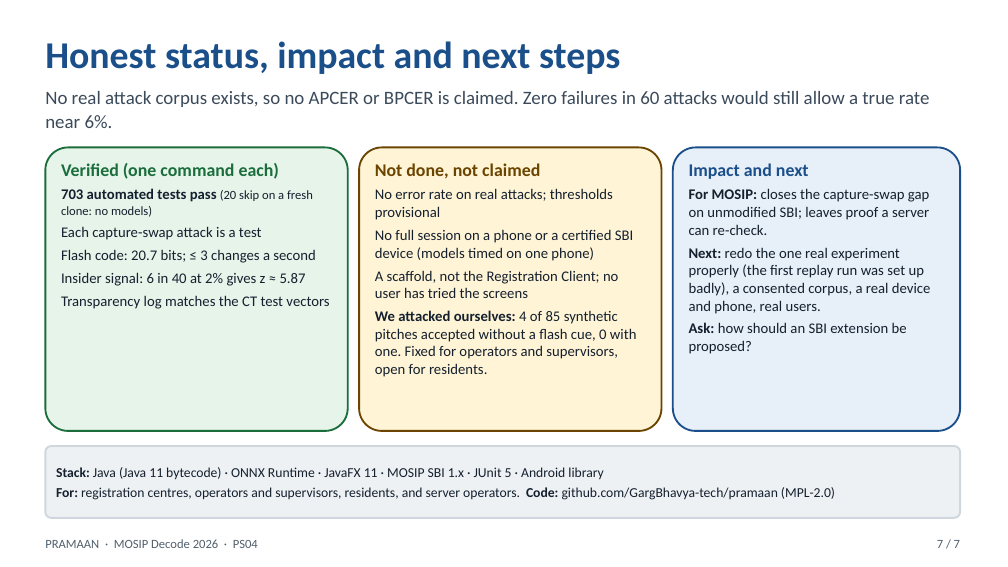
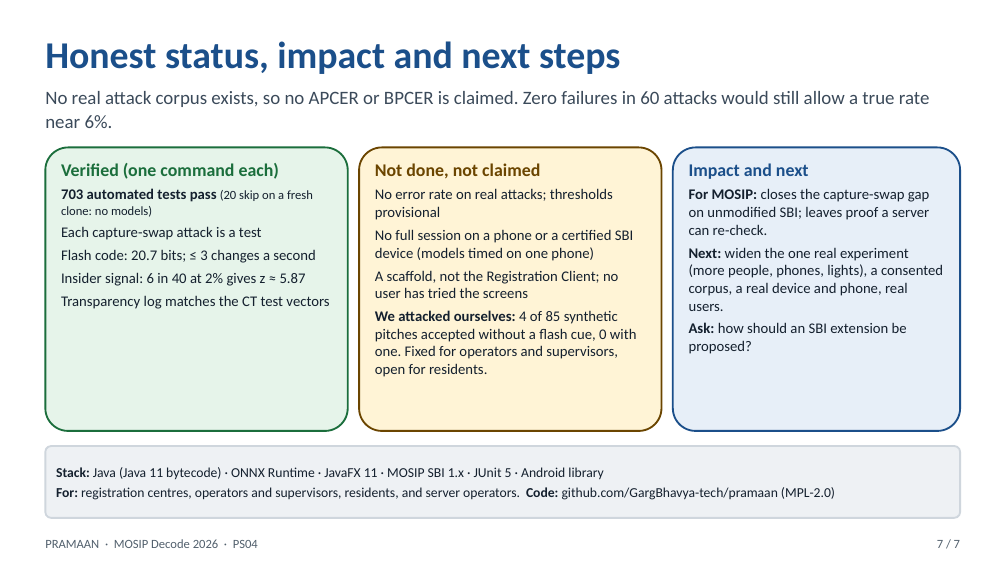
Before and after one commit to GargBhavya-tech/pramaan, a slide deck: slide 7 of docs/submission/PRAMAAN-pitch-7slides.pptx. Drawn at 1008x567 pixels with LibreOffice and Linux fonts; fonts in the diff are those of the drawing. Boxes give left, top, right and bottom in pixels: in the first picture for what was removed or moved away, otherwise in the second. Text is boxed around its words. In the diff, an @@ line names an element or a change of style, - is before the commit and + after.

```diff
--- a/docs/submission/PRAMAAN-pitch-7slides.pptx
+++ b/docs/submission/PRAMAAN-pitch-7slides.pptx
@@ text in rounded rectangle at (689, 247, 943, 311): text changed @@
-Next: redo the one real experiment properly (the first replay run was set up badly), a consented corpus, a real device and phone, real users.
+Next: widen the one real experiment (more people, phones, lights), a consented corpus, a real device and phone, real users.
```
Also in this commit, not shown: 1 other slide changed, 10 other files.
